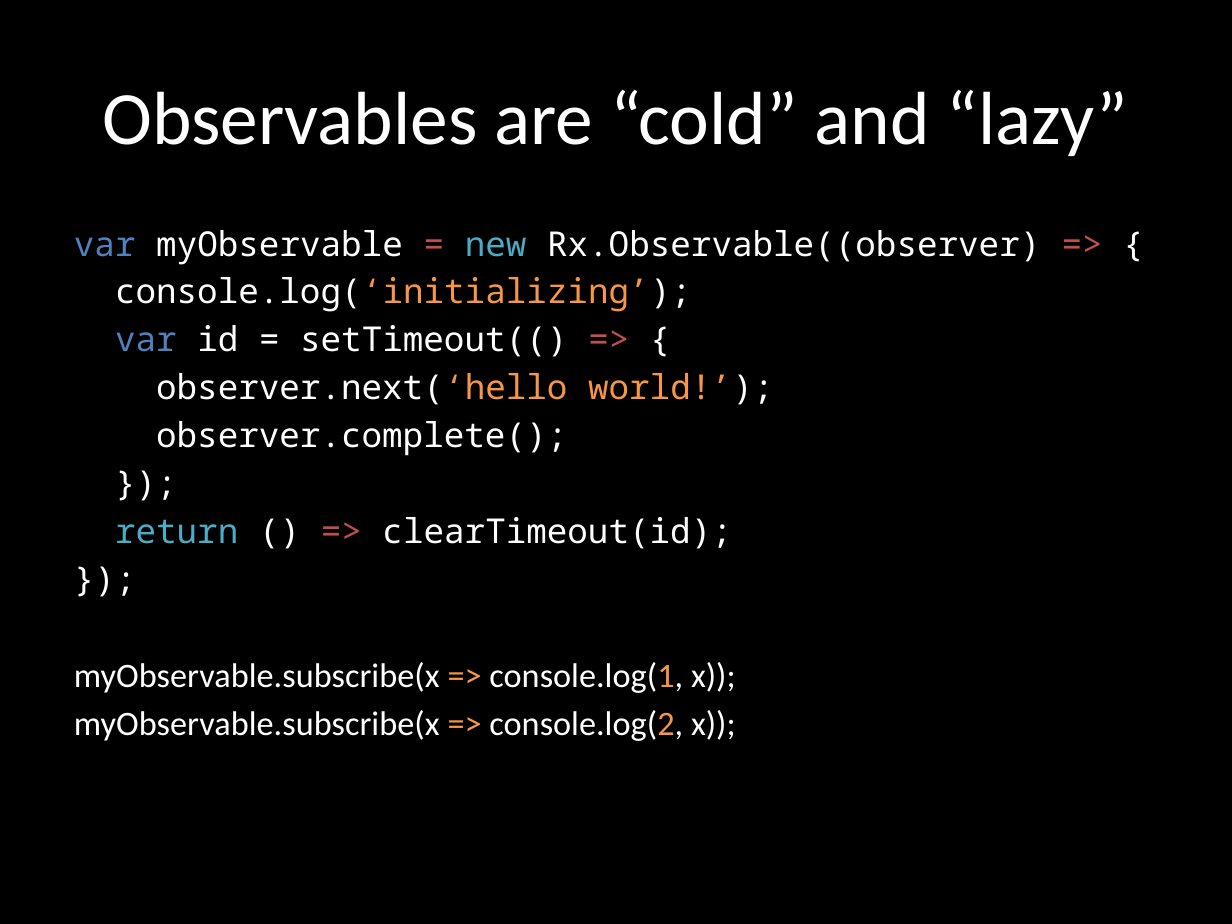
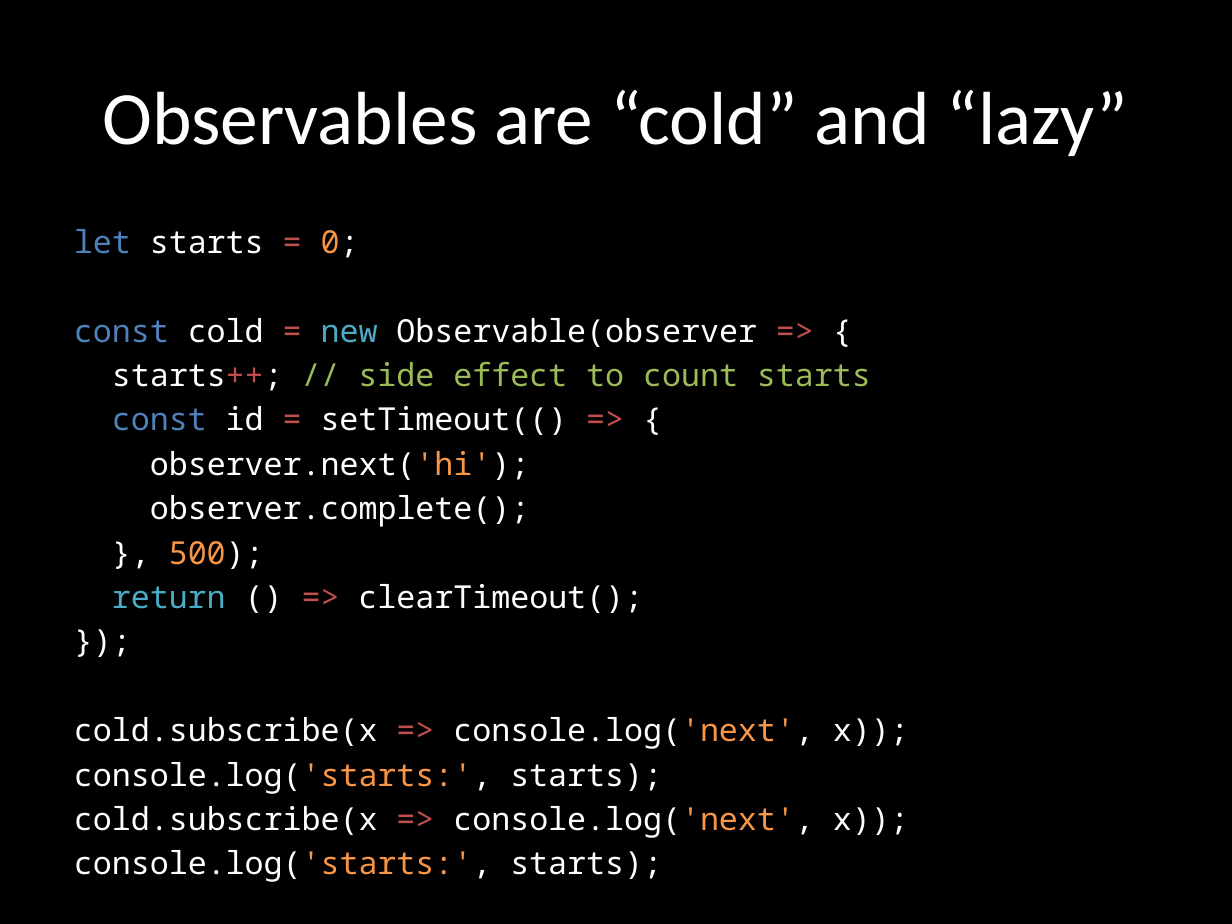
Before and after one commit to benlesh/rxjs-workshop-angular, a slide deck: slide 69 of rxjs-workshop.pptx (slide 62 before the commit). Drawn at 1232x924 pixels with LibreOffice and Linux fonts; fonts in the diff are those of the drawing. Boxes give left, top, right and bottom in pixels: in the first picture for what was removed or moved away, otherwise in the second. Text is boxed around its words. In the diff, an @@ line names an element or a change of style, - is before the commit and + after.

Commit message:
add basic cold vs hot exercold vs hot exercise

```diff
--- a/rxjs-workshop.pptx
+++ b/rxjs-workshop.pptx
@@ text at (74, 229, 871, 480): text changed; size 20 to 18.5 pt @@
-var myObservable = new Rx.Observable((observer) => {
-console.log(‘initializing’);
-var id = setTimeout(() => {
-observer.next(‘hello world!’);
+let starts = 0;
+const cold = new Observable(observer => {
+starts++; // side effect to count starts
+const id = setTimeout(() => {
+observer.next('hi');
@@ text at (150, 495, 530, 527): size 20 to 18.5 pt in "observer.complete();", "});" @@
@@ text at (112, 541, 643, 613): paragraphs added @@
+}, 500);
+return () => clearTimeout();
@@ text at (74, 717, 909, 838): text changed; size 20 to 18.5 pt; font Calibri to Noto Sans Mono @@
-return () => clearTimeout(id);
-});
-myObservable.subscribe(x => console.log(1, x));
-myObservable.subscribe(x => console.log(2, x));
+cold.subscribe(x => console.log('next', x));
+console.log('starts:', starts);
+cold.subscribe(x => console.log('next', x));
+console.log('starts:', starts);
```
Also in this commit, not shown: 2 other slides changed, 9 slides added, 3 slides removed, 5 other files.
